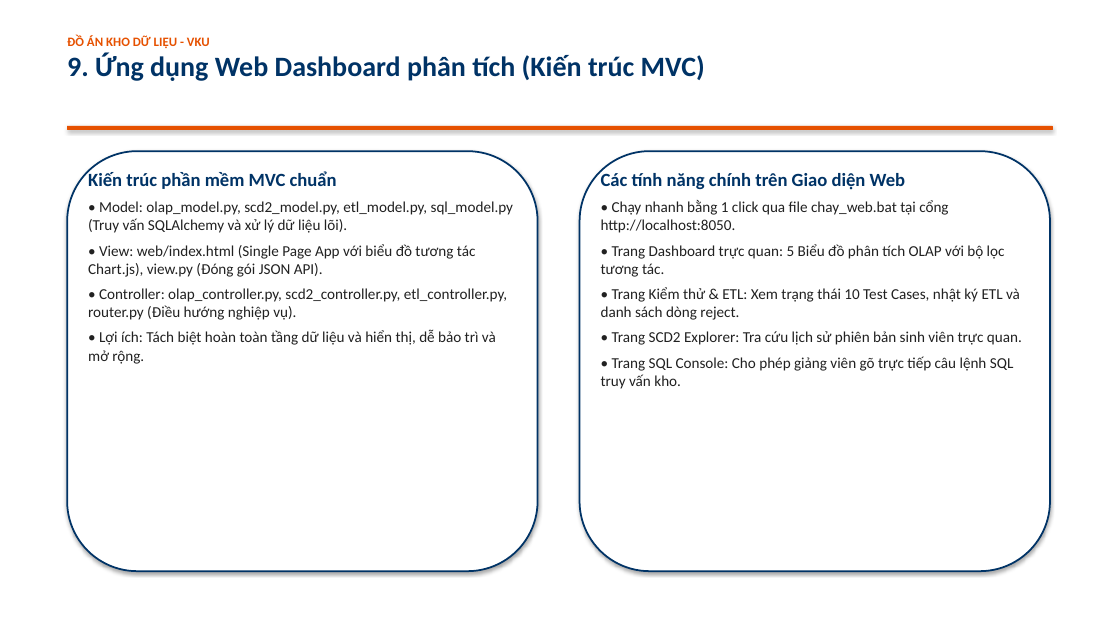
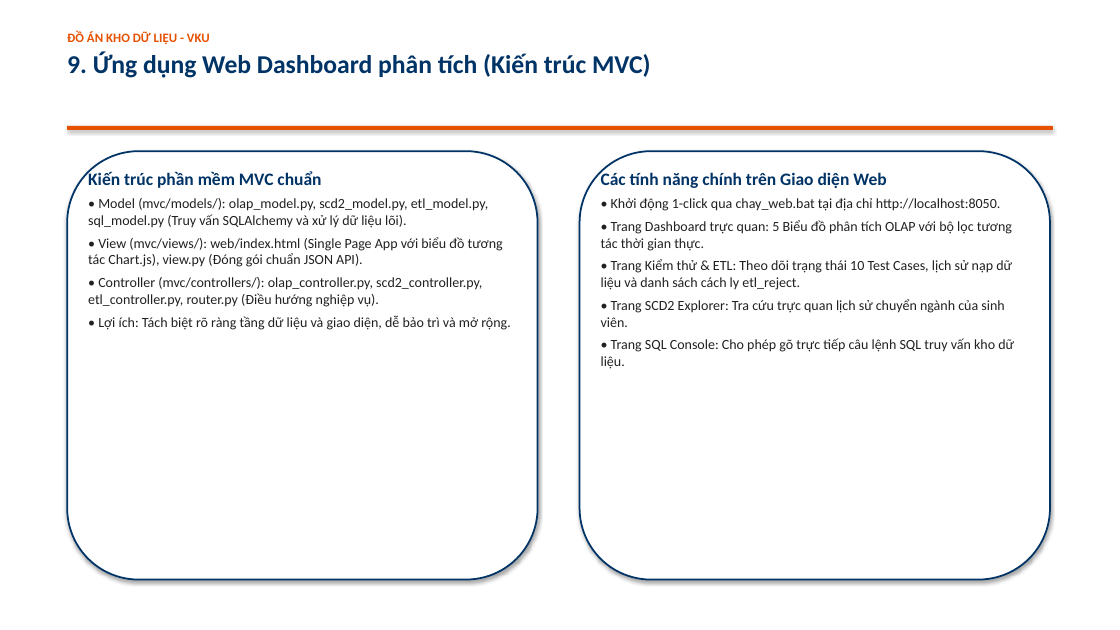
Before and after one commit to Hoang-tap-lap-trinh/Kho_du_lieu, a slide deck: slide 10 of docs/Slide_Thuyet_Trinh_Kho_du_lieu.pptx. Drawn at 1120x630 pixels with LibreOffice and Linux fonts; fonts in the diff are those of the drawing. Boxes give left, top, right and bottom in pixels: in the first picture for what was removed or moved away, otherwise in the second. Text is boxed around its words. In the diff, an @@ line names an element or a change of style, - is before the commit and + after.

```diff
--- a/docs/Slide_Thuyet_Trinh_Kho_du_lieu.pptx
+++ b/docs/Slide_Thuyet_Trinh_Kho_du_lieu.pptx
@@ text at (x1=67, y1=53, x2=651, y2=78): size 24 to 22 pt in "9. Ứng dụng Web Dashboard phân tích ..."; more space between paragraphs @@
@@ rounded rectangle resized from (x1=67, y1=151, x2=538, y2=571) to (x1=67, y1=151, x2=538, y2=580) @@
@@ text at (x1=88, y1=171, x2=321, y2=188): size 16 to 15 pt in "Kiến trúc phần mềm MVC chuẩn" @@
@@ rounded rectangle resized from (x1=580, y1=151, x2=1050, y2=571) to (x1=580, y1=151, x2=1050, y2=580) @@
@@ text at (x1=601, y1=171, x2=886, y2=188): size 16 to 15 pt in "Các tính năng chính trên Giao diện ..." @@
@@ text at (x1=88, y1=198, x2=510, y2=330): text changed; size 13 to 12 pt @@
-• Model: olap_model.py, scd2_model.py, etl_model.py, sql_model.py (Truy vấn SQLAlchemy và xử lý dữ liệu lõi).
-• View: web/index.html (Single Page App với biểu đồ tương tác Chart.js), view.py (Đóng gói JSON API).
-• Controller: olap_controller.py, scd2_controller.py, etl_controller.py, router.py (Điều hướng nghiệp vụ).
-• Lợi ích: Tách biệt hoàn toàn tầng dữ liệu và hiển thị, dễ bảo trì và mở rộng.
+• Model (mvc/models/): olap_model.py, scd2_model.py, etl_model.py, sql_model.py (Truy vấn SQLAlchemy và xử lý dữ liệu lõi).
+• View (mvc/views/): web/index.html (Single Page App với biểu đồ tương tác Chart.js), view.py (Đóng gói chuẩn JSON API).
+• Controller (mvc/controllers/): olap_controller.py, scd2_controller.py, etl_controller.py, router.py (Điều hướng nghiệp vụ).
+• Lợi ích: Tách biệt rõ ràng tầng dữ liệu và giao diện, dễ bảo trì và mở rộng.
@@ text at (x1=601, y1=198, x2=1014, y2=369): text changed; size 13 to 12 pt @@
-• Chạy nhanh bằng 1 click qua file chay_web.bat tại cổng http://localhost:8050.
-• Trang Dashboard trực quan: 5 Biểu đồ phân tích OLAP với bộ lọc tương tác.
-• Trang Kiểm thử & ETL: Xem trạng thái 10 Test Cases, nhật ký ETL và danh sách dòng reject.
-• Trang SCD2 Explorer: Tra cứu lịch sử phiên bản sinh viên trực quan.
-• Trang SQL Console: Cho phép giảng viên gõ trực tiếp câu lệnh SQL truy vấn kho.
+• Khởi động 1-click qua chay_web.bat tại địa chỉ http://localhost:8050.
+• Trang Dashboard trực quan: 5 Biểu đồ phân tích OLAP với bộ lọc tương tác thời gian thực.
+• Trang Kiểm thử & ETL: Theo dõi trạng thái 10 Test Cases, lịch sử nạp dữ liệu và danh sách cách ly etl_reject.
+• Trang SCD2 Explorer: Tra cứu trực quan lịch sử chuyển ngành của sinh viên.
+• Trang SQL Console: Cho phép gõ trực tiếp câu lệnh SQL truy vấn kho dữ liệu.
```
Also in this commit, not shown: 12 other slides changed, 9 other files.
